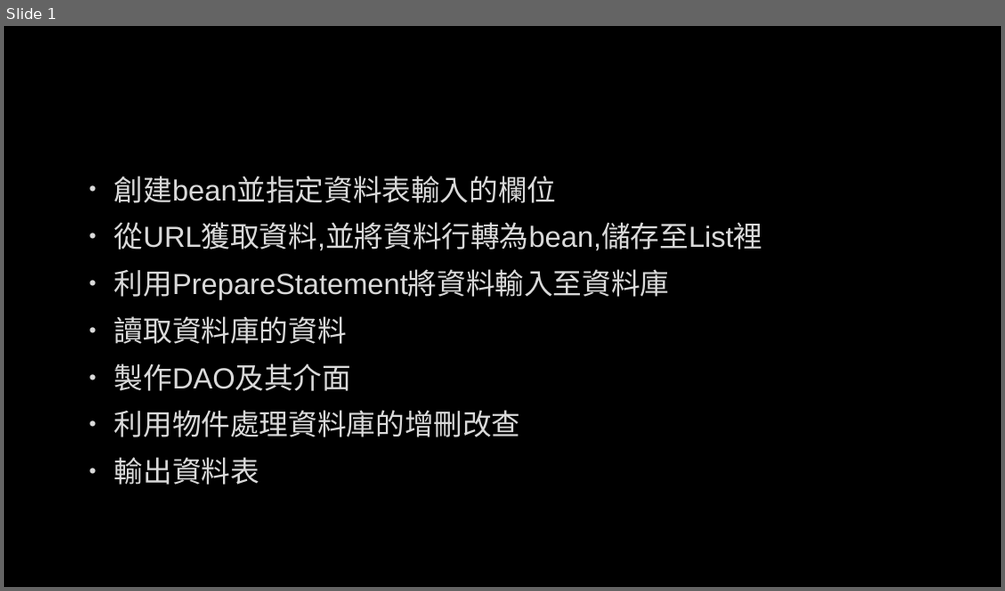
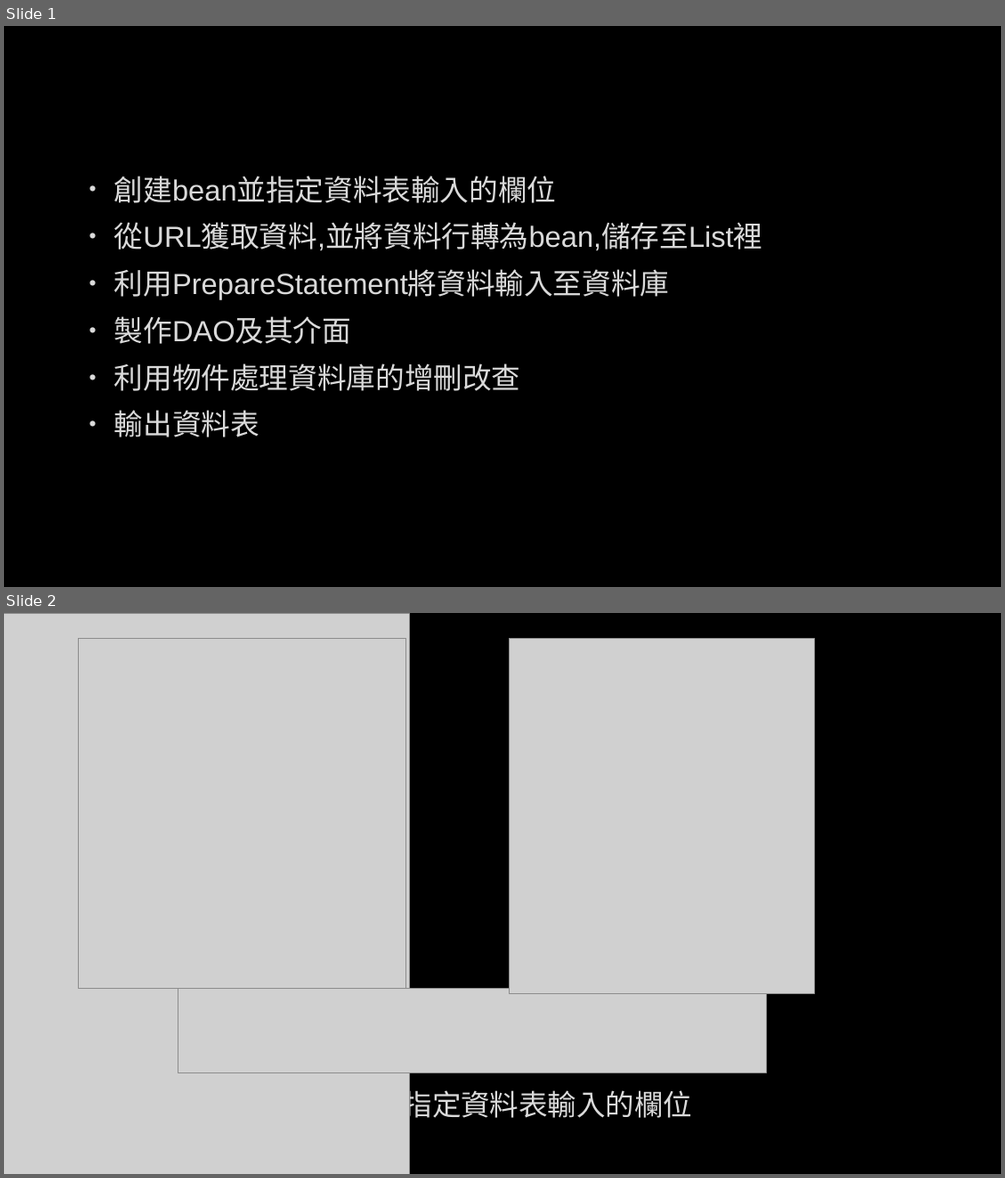
Before and after one commit to kenny132652/midterm, a slide deck: 期中.pptx. Shown one above the other, each under a label of ours: slide 1 before the commit, slides 1 and 2 after it. The pictures are 1005x591 and 1005x1178 pixels, drawn with LibreOffice and Linux fonts; fonts in the diff are those of the drawing; grey boxes stand for pictures; background and template pictures are left out. Boxes give left, top, right and bottom in pixels: in the first picture for what was removed or moved away, otherwise in the second. Text is boxed around its words. In the diff, an @@ line names an element or a change of style, - is before the commit and + after.

```diff
--- a/期中.pptx
+++ b/期中.pptx
@@ slide 2 added at box(4, 613, 1001, 1174), background picture (left out) @@
@@ picture added at box(4, 613, 409, 1174) @@
@@ picture added at box(79, 639, 406, 988) @@
@@ picture added at box(509, 639, 814, 993) @@
@@ picture added at box(178, 989, 767, 1073) @@
@@ title added at box(252, 1086, 693, 1123), 27.9 pt, text #DADADA @@
+創建bean並指定資料表輸入的欄位
@@ slide 1 changed as well @@
@@ text at box(114, 316, 347, 344): paragraph removed @@
-• 讀取資料庫的資料
```
Also in this commit, not shown: 8 other slides added.
